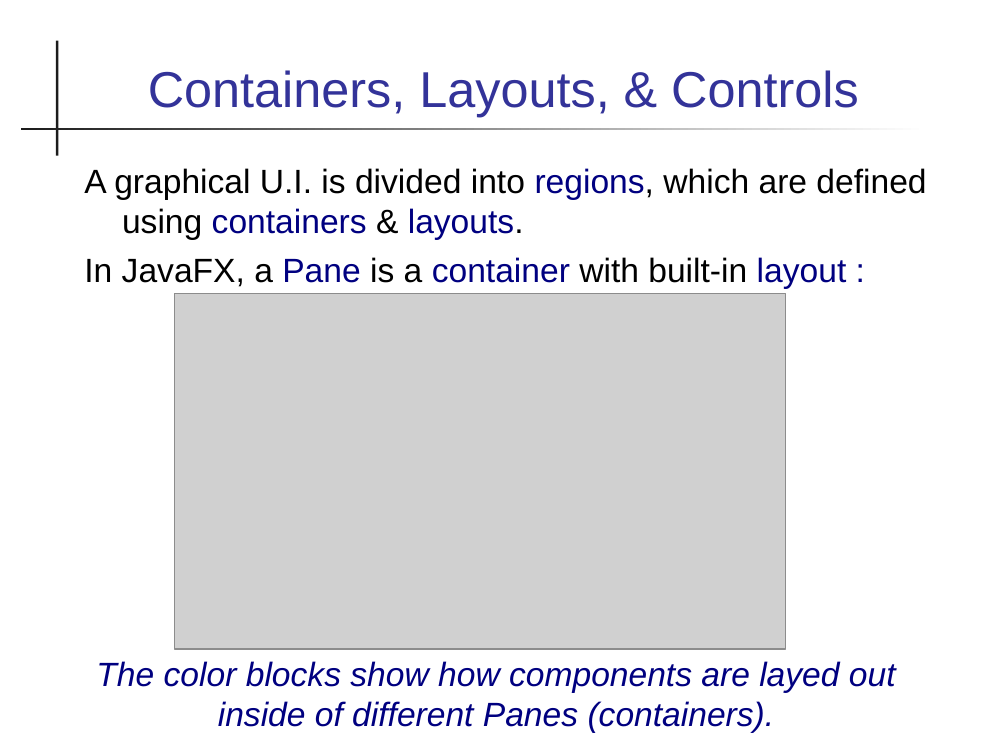
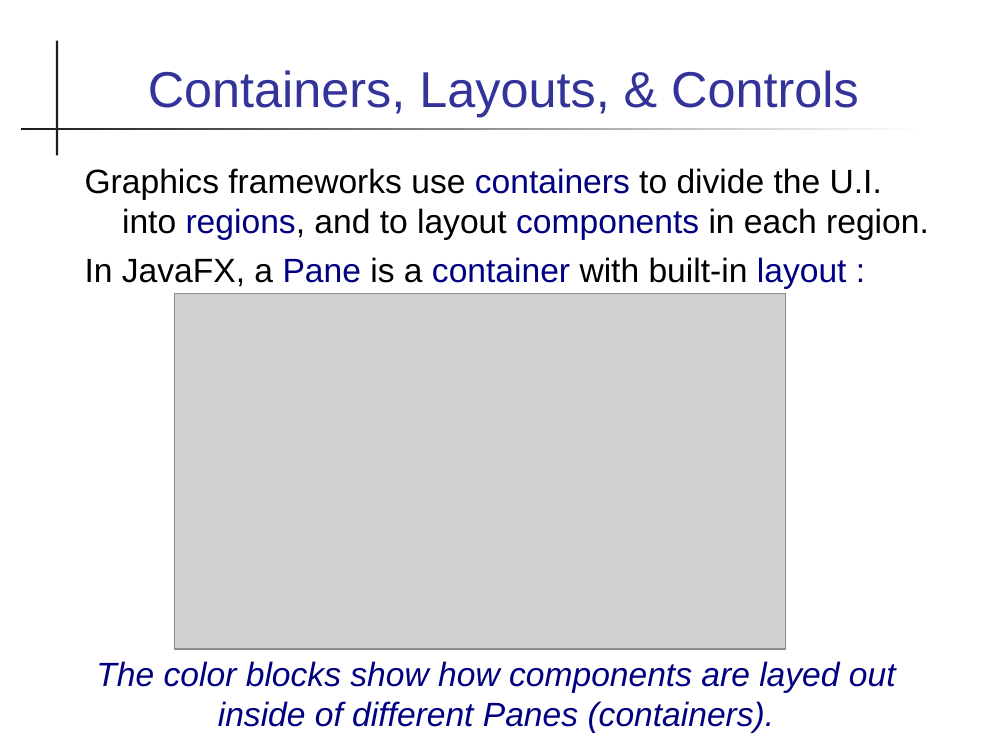
Before and after one commit to skeoop/skeoop.github.io, a slide deck: slide 2 of javafx/Layouts.ppt. Drawn at 1008x756 pixels with LibreOffice and Linux fonts; fonts in the diff are those of the drawing; grey boxes stand for pictures. Boxes give left, top, right and bottom in pixels: in the first picture for what was removed or moved away, otherwise in the second. Text is boxed around its words. In the diff, an @@ line names an element or a change of style, - is before the commit and + after.

Commit message:
fix wording in Layout slides

```diff
--- a/javafx/Layouts.ppt
+++ b/javafx/Layouts.ppt
@@ text at (85, 168, 929, 240): text changed @@
-A graphical U.I. is divided into regions, which are defined using containers & layouts.
+Graphics frameworks use containers to divide the U.I. into regions, and to layout components in each region.
```
Also in this commit, not shown: 13 other slides changed, 1 other file.
